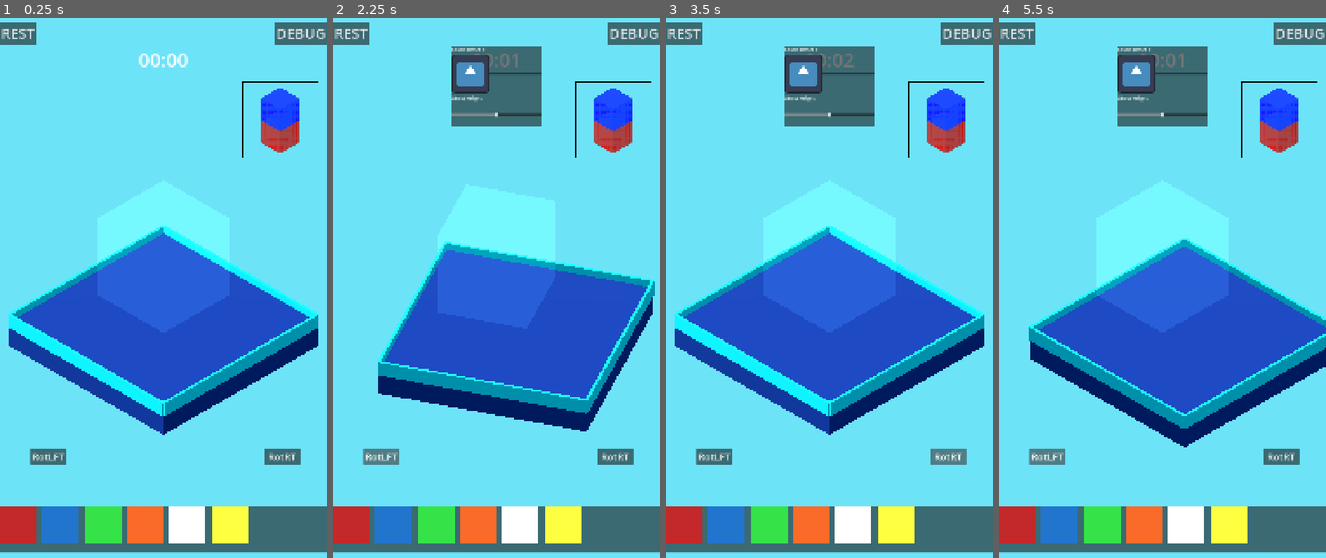
Above: before the commit, frames 1-4 (left to right).
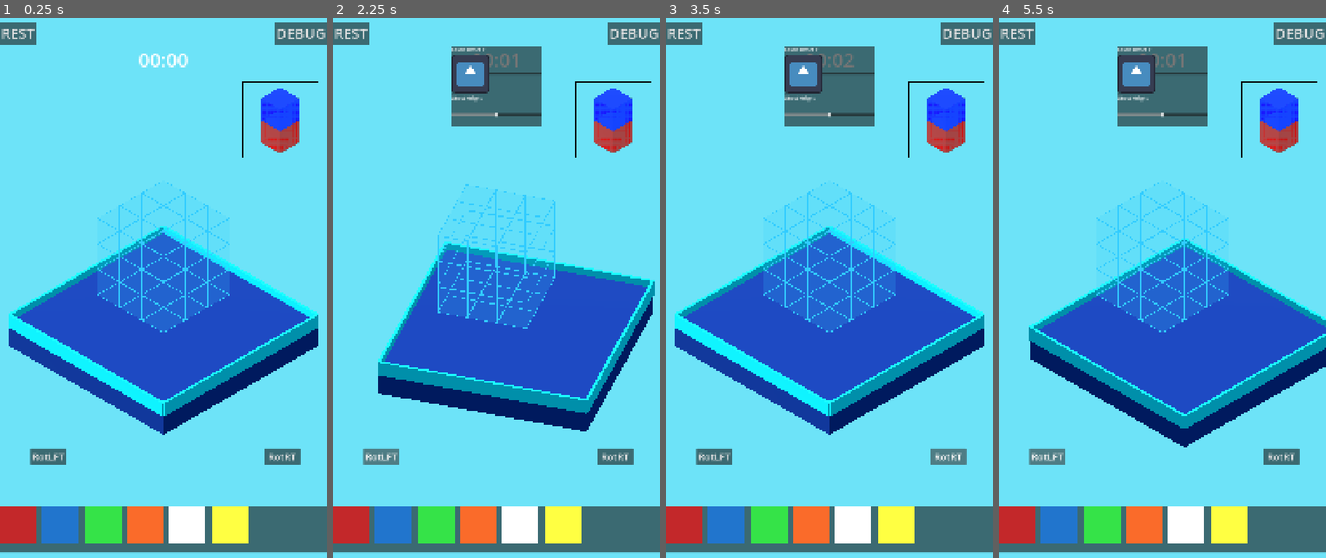
Above: after the commit, the same moments.

Repository: shivdulipati/historical-voxel-builder
Game: Godot game, scene res://main.tscn
The game is run twice, just before and just after one commit, with the same random seed, the same clock (stepped at 60 frames per second) and the same inputs. The engine's default icon, where the game draws it, is replaced by a stand-in: a white triangle on a blue panel in a dark square.
Inputs:
- Up to frame 1 (0.25 s): no input
- Up to frame 2 (2.25 s): click "REST" at 0.5 s; click "DEBUG" at 1.25 s; click "RotLFT" at 2 s
- Up to frame 3 (3.5 s): click "RotRT" at 2.75 s
- Up to frame 4 (5.5 s): click "REST" at 3.5 s; click "DEBUG" at 4.25 s; click "RotLFT" at 5 s

The runs differ from the first frame. In frame 1, 4.0% of the frame differs, in the area x 29-71%, y 30-59%; in frame 2, 4.2%; in frame 3, 4.0%; in frame 4, 5.0%.

Commit message:
End of Day

Diff:
--- a/new-game-project/draggable_object.gd
+++ b/new-game-project/draggable_object.gd
@@ -6,10 +6,10 @@
 
 ## Shifts the drag target above and away from the thumb so the object stays visible.
 ## X and Z components are fixed; Y is driven at runtime by current_y_offset.
-@export var touch_offset: Vector3 = Vector3(0, 1.5, -0.5)
+@export var touch_offset: Vector3 = Vector3(0, 3.0, -0.5)
 
 ## Vertical lift above the drag plane. Updated by the OffsetSlider in the debug panel.
-var current_y_offset: float = 1.5
+var current_y_offset: float = 3.0
 
 ## Y-height of the drop indicator ghost. Updated by the GhostSlider in the debug panel.
 var current_ghost_height: float = 0.0
--- a/new-game-project/draggable_object.tscn
+++ b/new-game-project/draggable_object.tscn
@@ -2,7 +2,7 @@
 
 [ext_resource type="Script" uid="uid://bkacm3icayaa6" path="res://draggable_object.gd" id="1_s0tg5"]
 [ext_resource type="AudioStream" uid="uid://b07pftecudbdt" path="res://click3.ogg" id="2_88eo7"]
-[ext_resource type="Shader" uid="uid://dn74tjtqtbawu" path="res://hologram_ghost.gdshader" id="2_m24kv"]
+[ext_resource type="Shader" uid="uid://bri02xyg2hxn0" path="res://grid_box.gdshader" id="2_m24kv"]
 
 [sub_resource type="BoxMesh" id="BoxMesh_1bvp3"]
 
@@ -17,11 +17,9 @@
 [sub_resource type="ShaderMaterial" id="ShaderMaterial_el065"]
 render_priority = 0
 shader = ExtResource("2_m24kv")
-shader_parameter/albedo_color = Color(0, 0.8, 1, 1)
-shader_parameter/base_alpha = 0.08
-shader_parameter/rim_alpha = 0.75
-shader_parameter/rim_emission_strength = 2.5
-shader_parameter/rim_power = 3.0
+shader_parameter/line_color = Color(0.9250329, 0.929443, 0.45099247, 1)
+shader_parameter/glass_color = Color(0.2, 0.8, 1, 0.1)
+shader_parameter/line_thickness = 0.02000000095
 
 [node name="Box" type="RigidBody3D" unique_id=845027019]
 collision_layer = 2
--- /dev/null
+++ b/new-game-project/grid_box.gdshader
@@ -0,0 +1,36 @@
+shader_type spatial;
+render_mode blend_mix, depth_draw_never, cull_disabled, unshaded;
+
+uniform vec4 line_color : source_color = vec4(0.2, 0.8, 1.0, 1.0);
+uniform vec4 glass_color : source_color = vec4(0.2, 0.8, 1.0, 0.1);
+uniform float line_thickness : hint_range(0.0, 0.5) = 0.05;
+
+varying vec3 world_pos;
+
+void vertex() {
+	world_pos = (MODEL_MATRIX * vec4(VERTEX, 1.0)).xyz;
+}
+
+void fragment() {
+	// Shift X and Z by 0.5 to align lines with the block edges, keep Y as is
+	vec3 shifted_pos = vec3(world_pos.x + 0.5, world_pos.y, world_pos.z + 0.5);
+
+	vec3 f = fract(shifted_pos);
+	vec3 df = min(f, 1.0 - f);
+
+	bool on_x = df.x < line_thickness;
+	bool on_y = df.y < line_thickness;
+	bool on_z = df.z < line_thickness;
+
+	// A 3D line only exists where at least two planes intersect
+	bool is_line = (on_x && on_y) || (on_x && on_z) || (on_y && on_z);
+
+	if (is_line) {
+		ALBEDO = line_color.rgb;
+		ALPHA = line_color.a;
+	} else {
+		// Draw the faint glass face instead of discarding
+		ALBEDO = glass_color.rgb;
+		ALPHA = glass_color.a;
+	}
+}
--- a/new-game-project/main.tscn
+++ b/new-game-project/main.tscn
@@ -3,6 +3,7 @@
 [ext_resource type="Script" uid="uid://bempvqvskvxb7" path="res://main.gd" id="1_lquwl"]
 [ext_resource type="PackedScene" uid="uid://c04ixih3t6o20" path="res://draggable_object.tscn" id="2_1bvp3"]
 [ext_resource type="Script" uid="uid://uusxfhw2epny" path="res://button.gd" id="4_1bvp3"]
+[ext_resource type="Shader" uid="uid://bri02xyg2hxn0" path="res://grid_box.gdshader" id="5_lquwl"]
 [ext_resource type="Texture2D" uid="uid://4q335xxs2p" path="res://icon.svg" id="6_7mycd"]
 
 [sub_resource type="BoxMesh" id="BoxMesh_0xm2m"]
@@ -46,6 +47,13 @@
 background_mode = 1
 background_color = Color(0.42636967, 0.8912395, 0.9703683, 1)
 ssao_enabled = true
+
+[sub_resource type="ShaderMaterial" id="ShaderMaterial_7mycd"]
+render_priority = 0
+shader = ExtResource("5_lquwl")
+shader_parameter/line_color = Color(0.2, 0.8, 1, 1)
+shader_parameter/glass_color = Color(0.2, 0.8, 1, 0.09803922)
+shader_parameter/line_thickness = 0.02000000095
 
 [sub_resource type="BoxMesh" id="BoxMesh_5vw27"]
 size = Vector3(3, 3, 3)
@@ -445,6 +453,7 @@
 
 [node name="BlueprintTarget" type="MeshInstance3D" parent="." unique_id=1578581524 groups=["blueprint"]]
 transform = Transform3D(1, 0, 0, 0, 1, 0, 0, 0, 1, 0, 1.5, 0)
+material_override = SubResource("ShaderMaterial_7mycd")
 cast_shadow = 0
 mesh = SubResource("BoxMesh_5vw27")
 surface_material_override/0 = SubResource("StandardMaterial3D_kek77")
Not shown, added: new-game-project/grid_box.gdshader.uid
